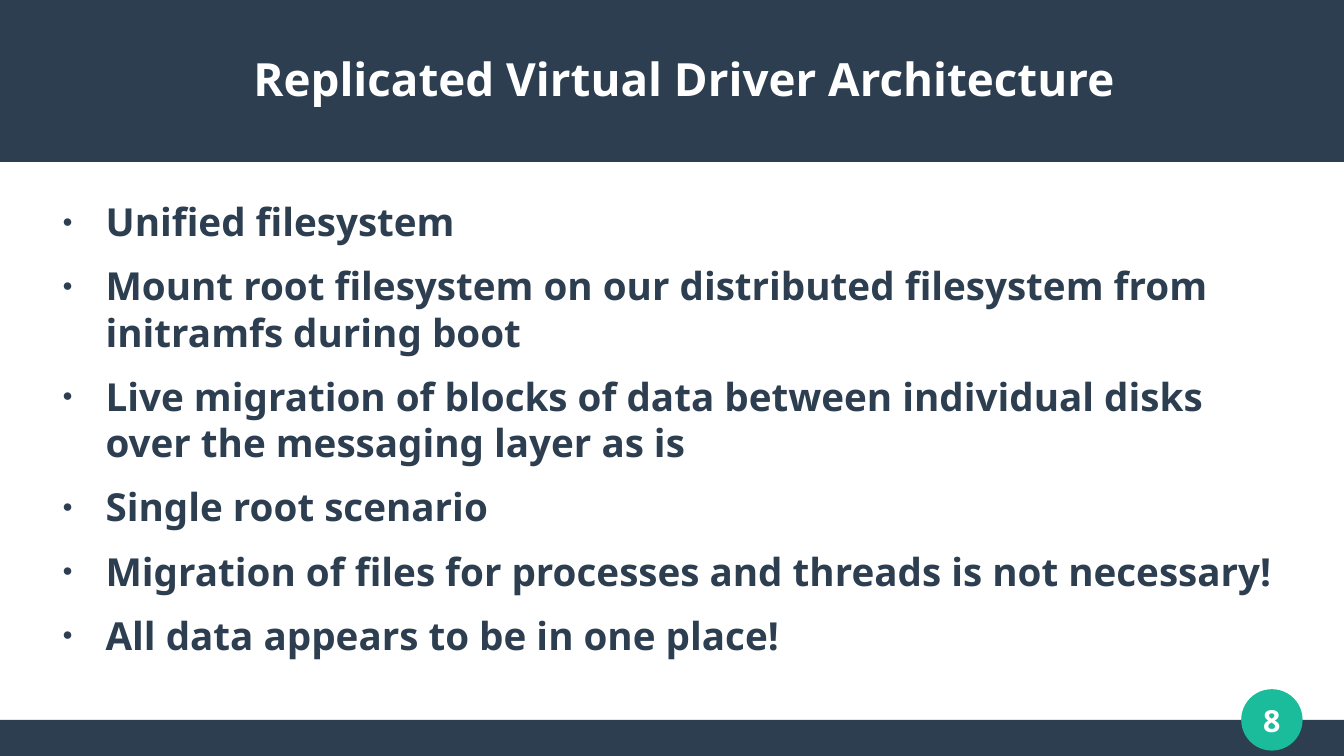
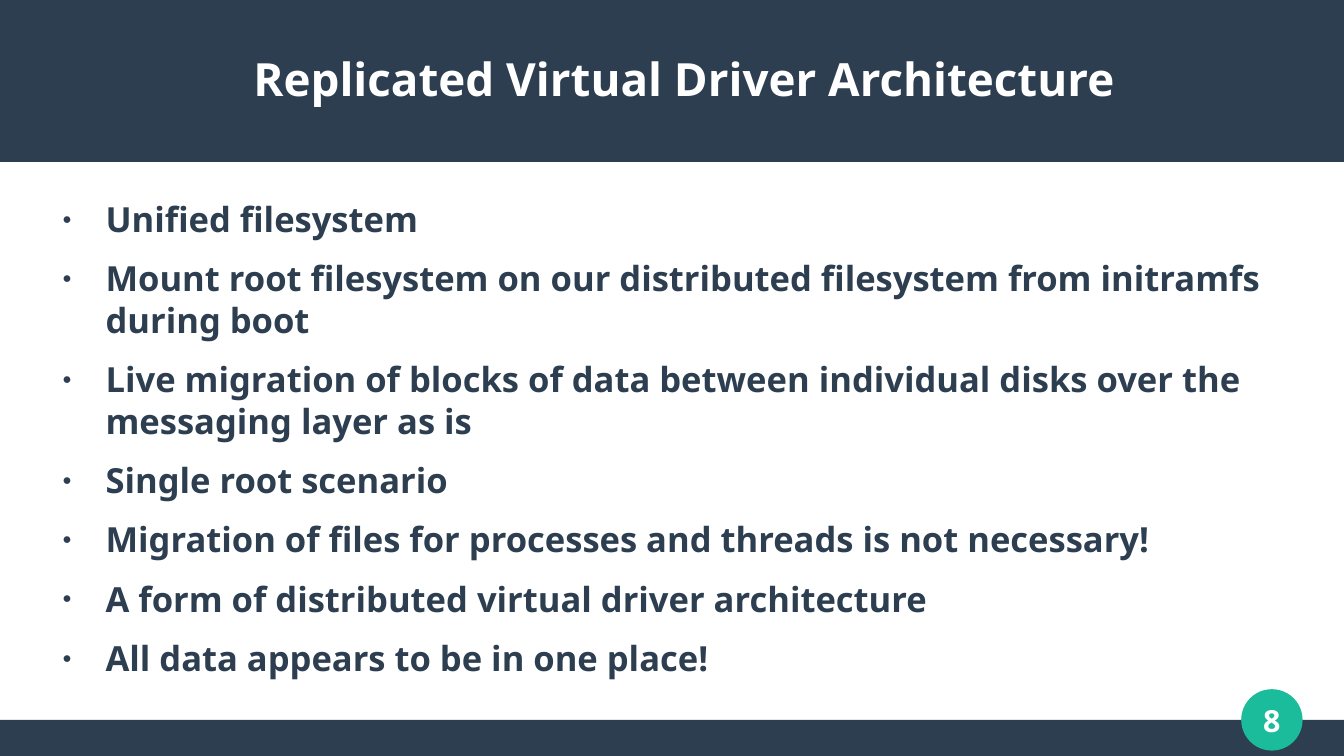
Before and after one commit to WaveArch/Wave, a slide deck: slide 8 of Replicated.pptx. Drawn at 1344x756 pixels with LibreOffice and Linux fonts; fonts in the diff are those of the drawing. Boxes give left, top, right and bottom in pixels: in the first picture for what was removed or moved away, otherwise in the second. Text is boxed around its words. In the diff, an @@ line names an element or a change of style, - is before the commit and + after.

```diff
--- a/Replicated.pptx
+++ b/Replicated.pptx
@@ text at (x1=106, y1=205, x2=1260, y2=680): size 22.8 to 20.4 pt in "Unified filesystem", "Mount root filesystem on our distributed filesystem ...", "Live migration of blocks of data between ...", "Single root scenario" and 2 more places @@
@@ text at (x1=106, y1=585, x2=927, y2=613): paragraph added @@
+● A form of distributed virtual driver architecture
```
Also in this commit, not shown: 4 other slides changed.
